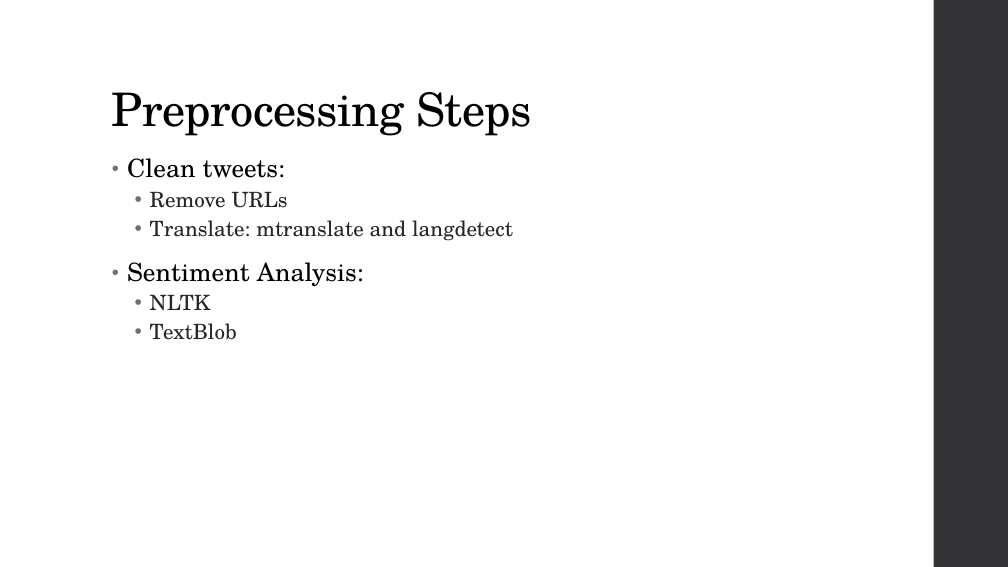
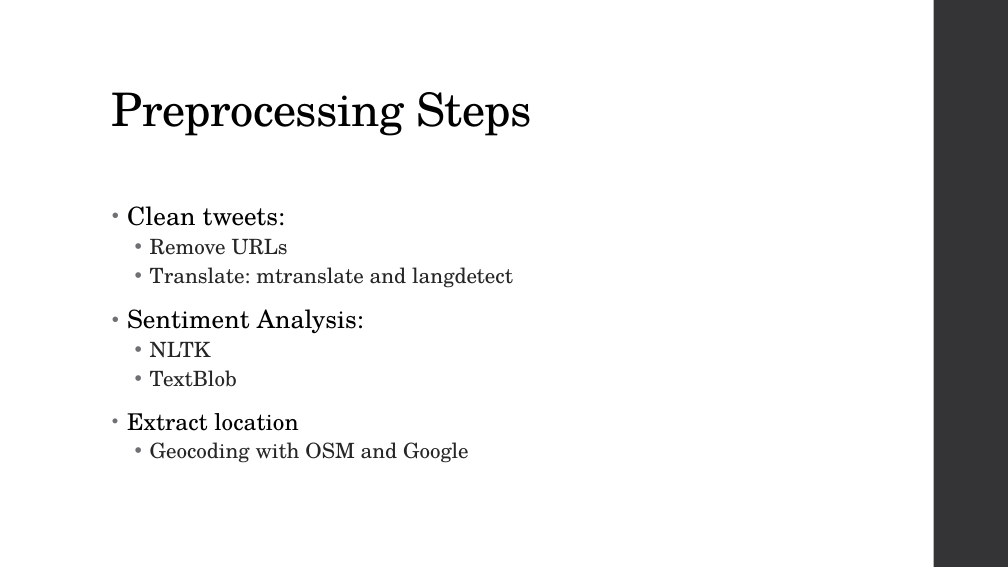
Before and after one commit to chathika/twitractors, a slide deck: slide 4 of SFI_CSSS_Presentation.pptx. Drawn at 1008x567 pixels with LibreOffice and Linux fonts; fonts in the diff are those of the drawing. Boxes give left, top, right and bottom in pixels: in the first picture for what was removed or moved away, otherwise in the second. Text is boxed around its words. In the diff, an @@ line names an element or a change of style, - is before the commit and + after.

```diff
--- a/SFI_CSSS_Presentation.pptx
+++ b/SFI_CSSS_Presentation.pptx
@@ text at <box>127,413,469,463</box>: paragraphs added @@
+• Extract location
+  • Geocoding with OSM and Google
```
Also in this commit, not shown: 2 other slides changed, 5 slides added, 2 slides removed.
